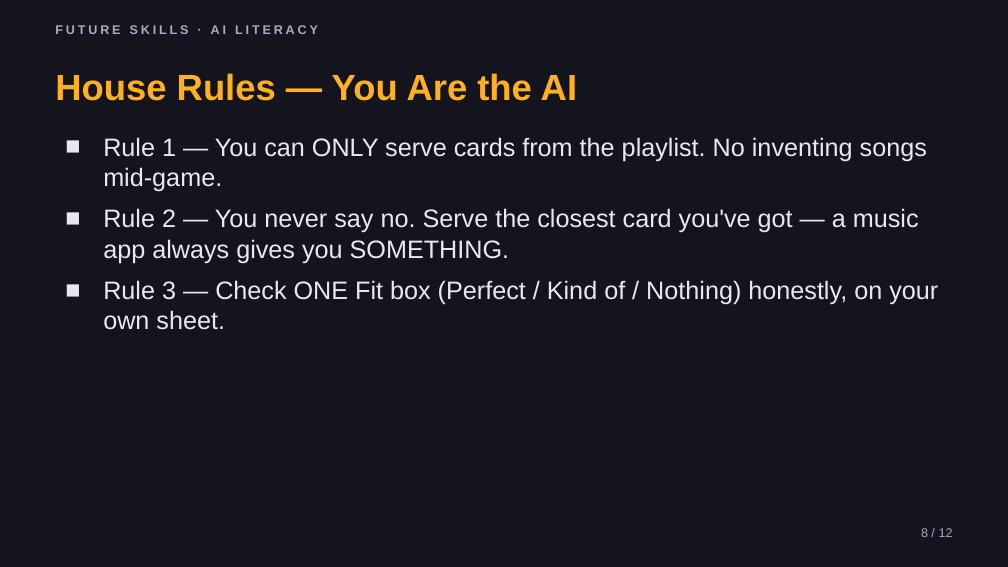
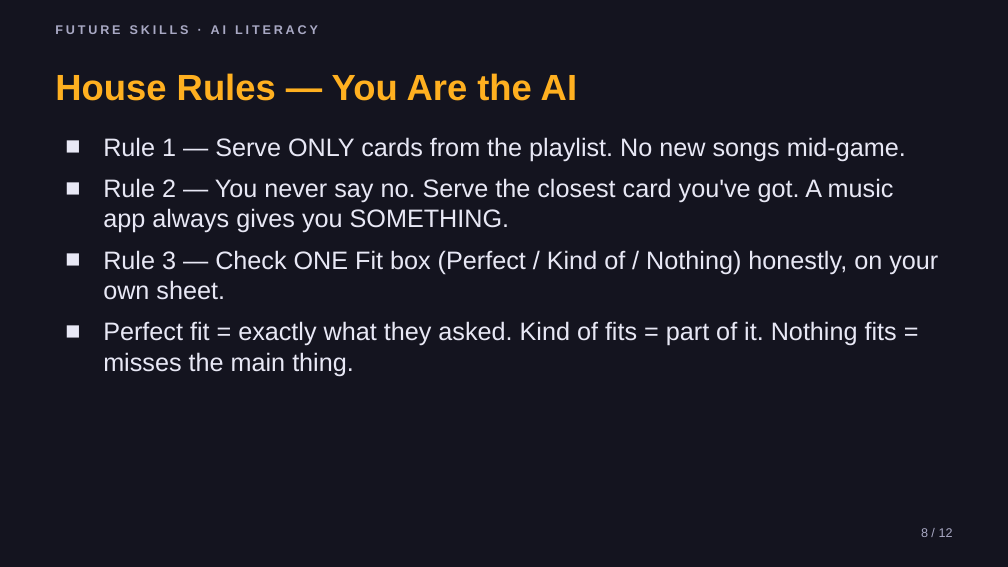
Before and after one commit to phiunit/tptphi, a slide deck: slide 8 of products/ai-training-data-crate/dist/What's in the Playlist - Slides.pptx. Drawn at 1008x567 pixels with LibreOffice and Linux fonts; fonts in the diff are those of the drawing. Boxes give left, top, right and bottom in pixels: in the first picture for what was removed or moved away, otherwise in the second. Text is boxed around its words. In the diff, an @@ line names an element or a change of style, - is before the commit and + after.

```diff
--- a/products/ai-training-data-crate/dist/What's in the Playlist - Slides.pptx
+++ b/products/ai-training-data-crate/dist/What's in the Playlist - Slides.pptx
@@ text at [103,137,906,233]: text changed @@
-■ Rule 1 — You can ONLY serve cards from the playlist. No inventing songs mid-game.
-■ Rule 2 — You never say no. Serve the closest card you've got — a music app always gives you SOMETHING.
+■ Rule 1 — Serve ONLY cards from the playlist. No new songs mid-game.
+■ Rule 2 — You never say no. Serve the closest card you've got. A music app always gives you SOMETHING.
@@ text at [103,321,897,376]: paragraph added @@
+■ Perfect fit = exactly what they asked. Kind of fits = part of it. Nothing fits = misses the main thing.
```
Also in this commit, not shown: 8 other slides changed, 33 other files.
